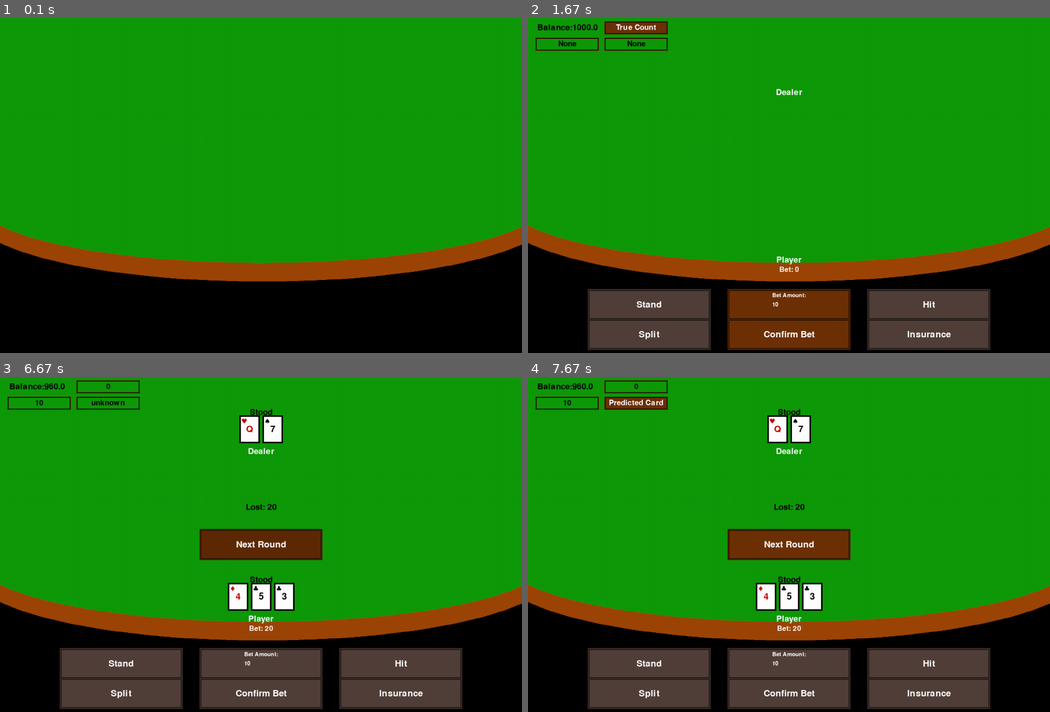
Above: before the commit, frames 1-4 (two rows, left to right).
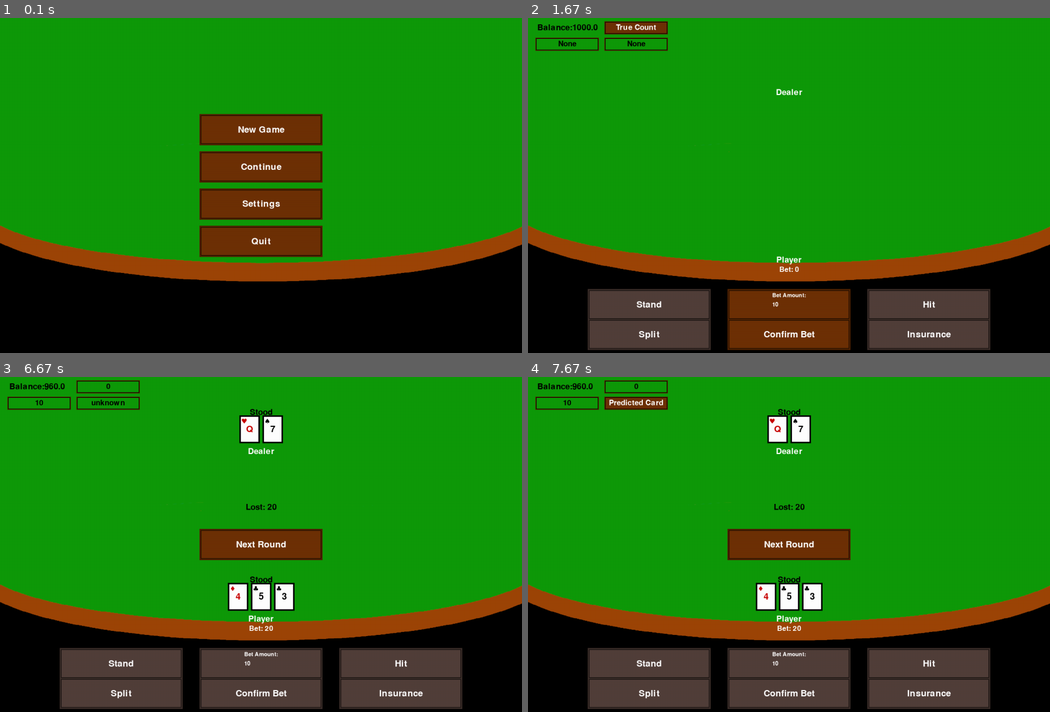
Above: after the commit, the same moments.

Repository: CDonners/None-Exam-Assessment-2026-AQA
Game: pygame game, started from bankrollBust/main.py
The game is run twice, just before and just after one commit, with the same random seed, the same clock (stepped at 60 frames per second) and the same inputs.
Inputs (mouse positions are in pixels of both pictures, inside the frame that each line leads up to):
- Up to frame 1 (0.1 s): no input
- Up to frame 2 (1.67 s): press the mouse at (789, 128) at 0.37 s; move the mouse to (794, 205) at 0.47 s; release the mouse at (804, 286) at 0.6 s; click "Start Game" at 0.72 s; click "Predicted Card" at 1.05 s; click "Seen Cards" at 1.38 s
- Up to frame 3 (6.67 s): press the mouse at (36, 403) at 1.7 s; move the mouse to (52, 470) at 1.8 s; release the mouse at (67, 534) at 1.93 s; click "Confirm Bet" at 2.05 s; press the mouse at (109, 387) at 2.37 s; move the mouse to (172, 403) at 2.47 s; release the mouse at (234, 420) at 2.6 s; press the mouse at (261, 544) at 2.7 s; move the mouse to (240, 561) at 2.8 s; release the mouse at (214, 578) at 2.93 s; click "unknown" at 3.05 s; press the mouse at (36, 403) at 3.37 s; move the mouse to (182, 487) at 3.47 s; release the mouse at (323, 574) at 3.6 s; click "Next Round" at 3.72 s; press the mouse at (261, 691) at 4.03 s; move the mouse to (287, 614) at 4.13 s; release the mouse at (313, 537) at 4.27 s; press the mouse at (109, 387) at 4.37 s; move the mouse to (156, 487) at 4.47 s; release the mouse at (203, 591) at 4.6 s; press the mouse at (109, 403) at 4.7 s; move the mouse to (214, 537) at 4.8 s; release the mouse at (318, 668) at 4.93 s; click (292, 527) at 5.05 s; press the mouse at (109, 387) at 5.37 s; move the mouse to (271, 464) at 5.47 s; release the mouse at (433, 544) at 5.6 s; press the mouse at (109, 387) at 5.7 s; move the mouse to (125, 430) at 5.8 s; release the mouse at (140, 470) at 5.93 s; press the mouse at (109, 387) at 6.03 s; move the mouse to (177, 521) at 6.13 s; release the mouse at (250, 651) at 6.27 s; click (454, 531) at 6.38 s
- Up to frame 4 (7.67 s): click (601, 628) at 6.72 s; click (778, 460) at 7.05 s; press the mouse at (637, 403) at 7.37 s; move the mouse to (721, 494) at 7.47 s; release the mouse at (809, 584) at 7.6 s

The runs differ from the first frame. In frame 1, 8.9% of the frame differs, in the area x 38-62%, y 28-72%; in frame 2, nothing differs; in frame 3, less than 0.1%; in frame 4, nothing differs.

Commit message:
Cleaning up buttons

Diff:
--- a/bankrollBust/gameLogic.py
+++ b/bankrollBust/gameLogic.py
@@ -104,7 +104,8 @@
         if hand.busted:
             statusTextSurface = self.mainFont.render("Busted", True, "black")
         elif hand.naturalBlackjack:
-            statusTextSurface = self.mainFont.render("BLACKJACK", True, "black")
+            if hand.cards[1].visible: # Avoids telling the user the dealer has natural blackjack before the down card is revealed
+                statusTextSurface = self.mainFont.render("BLACKJACK", True, "black")
         elif hand.stood:
             statusTextSurface = self.mainFont.render("Stood", True, "black")
         elif hand.push:
@@ -248,8 +249,9 @@
         # Faces: "A", "2", "3", "4", "5", "6", "7", "8", "9", "10", "J", "Q", "K"
         return {
                 "roundStagger": None,
-                "dealer": [],
-                "player": ["5","K", "6"]
+                "dealer": ["A", "K"],
+                "player": [],
+                0: ["A","K"]
                 }
     # -------------------------- #
 
--- a/bankrollBust/main.py
+++ b/bankrollBust/main.py
@@ -113,32 +113,29 @@
         for event in events: # Checking for events
             if event.type == pygame.QUIT: # If the user presses the X button, quit game
                 quit()
-            # Update buttons
-            hitButton.updateImage(event)
-            standButton.updateImage(event)
-            splitButton.updateImage(event)
-            insuranceButton.updateImage(event)
-            confirmBetButton.updateImage(event)
             # --- Assistance Button Interactions --- #
             # Swaps the boolean if the button is interacted with
-            if revealPredictedCardButton.updateImage(event):
+            if revealPredictedCardButton.pressed(event):
                 revealPredictedCardButton.revealed = True if not revealPredictedCardButton.revealed else False
-            if revealSeenCardsButton.updateImage(event):
+            if revealSeenCardsButton.pressed(event):
                 revealSeenCardsButton.revealed = True if not revealSeenCardsButton.revealed else False
-            if revealTrueCountButton.updateImage(event):
+            if revealTrueCountButton.pressed(event):
                 revealTrueCountButton.revealed = True if not revealTrueCountButton.revealed else False
             # Game Over
             if game.gameState.gameOver:
-                if endGameButton.updateImage(event):
+                if endGameButton.pressed(event):
                     game.gameState.gamePlayRunning = False
             # Deck out of cards
             elif game.gameState.deckOutOfCards:
-                if endGameButton.updateImage(event):
+                if endGameButton.pressed(event):
                     game.gameState.gamePlayRunning = False
-                if newDeckButton.updateImage(event):
+                if newDeckButton.pressed(event):
                     game.deckInstance.generateDeck()
                     game.deckInstance.shuffle()
                     game.gameState.deckOutOfCards = False
+                    game.runningCount = 0
+                    game.trueCount = 0
+                    game.seenCards = 0
                     game.endRound()
             # Betting Phase
             elif game.gameState.bettingPhase:
@@ -146,16 +143,16 @@
                     # Make the relevant interactables be interactable
                     betAmountInputBox.setMax(game.currentPlayer.bustBux)
                     game.playerAction.potentialBet = int(betAmountInputBox.getInput(event))
-                    game.playerAction.betMade = confirmBetButton.updateImage(event)
+                    game.playerAction.betMade = confirmBetButton.pressed(event)
             # Starting action phase
             elif game.gameState.roundStarted:
                 if game.currentPlayer.isPlayer:
-                    game.playerAction.hit = hitButton.updateImage(event)
-                    game.playerAction.stand = standButton.updateImage(event)
-                    game.playerAction.split = splitButton.updateImage(event)
-                    game.playerAction.insurance = insuranceButton.updateImage(event)
+                    game.playerAction.hit = hitButton.pressed(event)
+                    game.playerAction.stand = standButton.pressed(event)
+                    game.playerAction.split = splitButton.pressed(event)
+                    game.playerAction.insurance = insuranceButton.pressed(event)
                     if game.gameState.doubleDownAvailable:
-                        if doubleDownButton.updateImage(event): # If the player hasn't acted they can double down
+                        if doubleDownButton.pressed(event): # If the player hasn't acted they can double down
                             currentHand = game.currentPlayer.hands[0]
                             game.currentPlayer.bustBux -= currentHand.bet # Remove the additional bet from their total
                             game.currentPlayer.totalBet += currentHand.bet
@@ -166,7 +163,7 @@
                             endPlayerTurn()
                             game.gameState.doubleDownAvailable = False
             elif game.gameState.roundOver:
-                if nextRoundButton.updateImage(event):
+                if nextRoundButton.pressed(event):
                     game.endRound()
 
     def endPlayerTurn():
@@ -338,30 +335,31 @@
                     # Reset action timer
                     gameAct = 0
             # NPC's turn
-            else:
+            elif not game.currentPlayer.isPlayer and not game.currentPlayer.isDealer:
                 gameAct += 1
                 currentHand = game.currentPlayer.hands[game.currentPlayer.handIndex]
                 if gameAct == gameActionDelay:
-                    NPCAction = game.currentPlayer.decideNextMove(game)
-                    if currentHand.naturalBlackjack:
-                        game.currentPlayer.stand(game)
-                    elif NPCAction == "hit":
-                        game.currentPlayer.dealCard(game)
-                    elif NPCAction == "stand":
-                        game.currentPlayer.stand(game)
-                    elif NPCAction == "split":
-                        game.currentPlayer.splitHand()
-                    elif NPCAction == "insurance":
-                        game.currentPlayer.insurance = currentHand.bet/2
-                        game.currentPlayer.totalBet += currentHand.bet/2
-                        game.currentPlayer.bustBux -= currentHand.bet/2
-                    elif NPCAction == "doubleDown":
-                        game.currentPlayer.bustBux -= currentHand.bet # Remove the additional bet from their total
-                        game.currentPlayer.totalBet += currentHand.bet
-                        currentHand.bet *= 2
-                        # Usual card dealing process
-                        game.currentPlayer.dealCard(game)
-                        game.currentPlayer.stand(game)
+                    if not currentHand.busted:
+                        NPCAction = game.currentPlayer.decideNextMove(game)
+                        if currentHand.naturalBlackjack:
+                            game.currentPlayer.stand(game)
+                        elif NPCAction == "hit":
+                            game.currentPlayer.dealCard(game)
+                        elif NPCAction == "stand":
+                            game.currentPlayer.stand(game)
+                        elif NPCAction == "split":
+                            game.currentPlayer.splitHand()
+                        elif NPCAction == "insurance":
+                            game.currentPlayer.insurance = currentHand.bet/2
+                            game.currentPlayer.totalBet += currentHand.bet/2
+                            game.currentPlayer.bustBux -= currentHand.bet/2
+                        elif NPCAction == "doubleDown":
+                            game.currentPlayer.bustBux -= currentHand.bet # Remove the additional bet from their total
+                            game.currentPlayer.totalBet += currentHand.bet
+                            currentHand.bet *= 2
+                            # Usual card dealing process
+                            game.currentPlayer.dealCard(game)
+                            game.currentPlayer.stand(game)
                     gameAct = 0
         drawScreen()
         clock.tick(60) # Limiting clock to 60
@@ -373,16 +371,29 @@
     # Interaction Setup
     currentX = miniWindowRect.centerx # Making my function calls shorter - Neater code :)
     currentY = miniWindowRect.centery
+    # --- Defining Interactable Objects --- #
     noOfDecksSlider = discreteSlider(screen, "Number Of Decks:", (currentX, currentY-150), [4,6,8,10,12,16], scale=1.3)
     difficultySlider = discreteSlider(screen, "Difficulty:", (currentX, currentY-100), ["Full-Assist", "Semi-Assist", "There-When-Needed","No-Help"], scale=1.3)
     noOfNPCsSlider = discreteSlider(screen, "Number of NPCs:", (currentX, currentY-50), [0,1,2,3,4], scale=1.3)
     startingBuxInput = inputBox(screen, (currentX, currentY+25), "Starting Bux:", "num", "1000",  scale=0.8, minMax=(1000, 100000))
     startButton = button(screen, (currentX+135, currentY+125), "Start Game", scale=0.7)
     cancelButton = button(screen, (currentX-135, currentY+125), "Cancel", scale=0.7)
+    # Debugging Purposes
     debugMode = False
     # Keeping Window Open
     started = False
     while not started:
+        # --- Drawing Mini Window --- #
+        screen.blit(bg, (0,0)) # Set the screen as my background
+        screen.blit(miniWindowImage, miniWindowRect) # Draws the mini window onto the screen
+        noOfDecksSlider.draw()
+        difficultySlider.draw()
+        noOfNPCsSlider.draw()
+        startingBuxInput.draw()
+        startButton.draw()
+        cancelButton.draw()
+        pygame.display.update()
+        # --- Event Handler --- #
         for event in pygame.event.get(): #Checking for events
             if event.type == pygame.QUIT: # If the user presses the X button, quit game
                 quit()
@@ -395,12 +406,11 @@
                     else:
                         pygame.display.set_caption("Bankroll Bust")
                 # -------------------------- #
-            screen.blit(miniWindowImage, miniWindowRect) # Draws the mini window onto the screen
-            noOfDecks = noOfDecksSlider.getValue(event) # Get the value from the slider -- See buttonUtils.py
-            difficulty = difficultySlider.getValue(event) # Get the value from the slider -- See buttonUtils.py
-            noOfPlayers = noOfNPCsSlider.getValue(event) # Get the value from the slider -- See buttonUtils.py
-            startingBux = startingBuxInput.getInput(event) # Get the value of the input box -- See buttonUtils.py
-            if startButton.updateImage(event): # Checking if User has pressed the start button
+            noOfDecks = noOfDecksSlider.getValue(event) # Get the value from the slider
+            difficulty = difficultySlider.getValue(event) # Get the value from the slider
+            noOfPlayers = noOfNPCsSlider.getValue(event) # Get the value from the slider
+            startingBux = startingBuxInput.getInput(event) # Get the value of the input box
+            if startButton.pressed(event): # Checking if User has pressed the start button
                 started = True # Sets started to true breaking the loop
                 # Returns list of all selected settings
                 return {"noOfDecks":noOfDecks,
@@ -408,9 +418,8 @@
                         "startingBux":startingBux,
                         "noOfNPCs":noOfPlayers,
                         "debugMode": debugMode}
-            elif cancelButton.updateImage(event): # Checks if player pressed the cancel button
+            elif cancelButton.pressed(event): # Checks if player pressed the cancel button
                 return None # Retuns none passing over the If-Statement checking if the game is started
-            pygame.display.flip() # Updates the screen with all the rects
 
 def newGame(noOfDecks, difficulty, noOfNPCs, startingBux, debugMode):
     # Button setup that requires vairables: Bet Amount
@@ -421,21 +430,26 @@
 gameRunning = True
 while gameRunning: # Main Menu Loop
     screen.blit(bg, (0,0)) # Set the screen as my background
+    newGameButton.draw()
+    continueButton.draw()
+    settingsButton.draw()
+    quitButton.draw()
+    pygame.display.update() # Update the screen
+    # Draw the Buttons
     for event in pygame.event.get(): #Checking for events
         if event.type == pygame.QUIT: # If the user presses the X button, quit game
             gameRunning = False
         # By updating the image on an event I can limit the amount of checks my code makes, additionally I can make it so you only press one button at a time
-        if newGameButton.updateImage(event):
+        if newGameButton.pressed(event):
             gameSettings = newGameSettings() # Opens teh new game mini window
             if gameSettings is not None: # If it is none they cancelled new game
                 newGame(**gameSettings) # Creating the game with the selected settings
-        elif continueButton.updateImage(event):
+        elif continueButton.pressed(event):
             pass
-        elif settingsButton.updateImage(event):
+        elif settingsButton.pressed(event):
             pass
-        elif quitButton.updateImage(event):
+        elif quitButton.pressed(event):
             gameRunning = False
-        pygame.display.flip() # Update the screen
     clock.tick(60) # Limiting clock to 60
 
 
--- a/bankrollBust/pygameUtils/buttonUtils.py
+++ b/bankrollBust/pygameUtils/buttonUtils.py
@@ -27,6 +27,7 @@
         self.title_rect = self.title_surface.get_rect(center=centre) # Draws the text with the same centre as the button so it is over it
 
     def draw(self): # Blits the rect onto the screen
+        self.updateImage() # Ensure image is updated
         self.screen.blit(self.interactableImage, self.interactableObj)
         self.screen.blit(self.title_surface, self.title_rect)
 
@@ -35,9 +36,13 @@
         return self.interactableObj.collidepoint(mousePos) # Returns a boolean if the mouse pos overlaps the rect
 
     def pressed(self, event): # Checks if the mouse is pressed while it hovers over the button
-        if event.type == pygame.MOUSEBUTTONDOWN: # Checking if the button press is a mouse press
+        if self.checkHover() and event.type == pygame.MOUSEBUTTONDOWN: # Checking if the button press is a mouse press
             if event.button == 1: # Checks if the button pressed is the left mouse button
+                self.interactableImage = self.pressedImg
                 return True
+            else:
+                self.interactable = self.defaultImg
+        return False
 
     def makeInteractable(self):
         self.interactable = True
@@ -45,24 +50,13 @@
     def makeUninteractable(self):
         self.interactable = False
 
-    def updateImage(self, event): # Updates the image depending on how the button is being interacted with
-        pressed = False # Button isn't pressed by default
-        if self.interactable: # Button can be interacted with
-            if self.checkHover(): # Check if the mouse is over the button
-                if self.pressed(event): # Button is Pressed
-                    # Set the button to the pressed image
-                    self.interactableImage = self.pressedImg
-                    pressed = True # Telling us the button is pressed
-                else: # Buttons isn't pressed6
-                    # Set button to the hovered image
-                    self.interactableImage = self.hoveredImg
-            else: # Button isn't being interacted with
-                # Set the button image to the regular image as it's not being interacted with
-                self.interactableImage = self.defaultImg
+    def updateImage(self): # Updates the image depending on how the button is being interacted with
+        if self.interactable:
+            self.interactableImage = self.defaultImg
+            if self.checkHover():
+                self.interactableImage = self.hoveredImg
         else:
             self.interactableImage = self.inactiveImg
-        self.draw() # Draw the updated image
-        return pressed # Returns whether button is pressed
 
 class discreteSlider(button):
     def __init__(self, screen: pygame.Surface, name: str, centre: tuple, values: list, scale = 1.0, interactable = True):
@@ -137,14 +131,14 @@
             if self.checkHover(): # Check if the mouse is hovering
                 # If it is set the image of the thumb to the hovered image
                 self.interactableImage = self.hoveredImg
-                self.pressed(event) # Checking if the mouse is pressed
+                self.getHeld(event) # Checking if the mouse is pressed
                 if self.mouseHeld: # If the mouse is held down
                     offsetX = mousePos[0] - self.interactableObj.centerx # Set the offset so the thumb doesn't snap to the mouse
             else:
                 # Is the mouse isn't hovering, change the image to the default
                 self.interactableImage = self.defaultImg
         if self.mouseHeld == True: # If the mouse is held down
-            self.pressed(event) # Check if the mouse is pressed
+            self.getHeld(event) # Check if the mouse is pressed
             if mousePos[0] > self.thumbLBound and mousePos[0] < self.thumbUBound: # Keep the sun within the bounds
                 self.interactableObj.centerx = mousePos[0]-offsetX # Set the centre of the thumb to be the mouse position accounting for the offset
             if not self.mouseHeld: # If the mouse isn't held down
@@ -153,12 +147,11 @@
 
     def getValue(self, event):
         self.moveThumb(event) # Call the move thumb method
-        self.draw() # Draw the images
         closestValue = self.snapThumb() # get where the thumb is
         self.value = self.valuePoints[closestValue] # Set the current value to the value the thumb is over
         return self.value # Return the value
 
-    def pressed(self, event):
+    def getHeld(self, event):
         if event.type == pygame.MOUSEBUTTONDOWN: # Checks if mouse button is pressed down
             if event.button == 1: # Checks if it's the left mouse button that is pressed
                 self.mouseHeld = True # Sets to held
@@ -228,7 +221,6 @@
         self.minMax[1] = maxBet
 
     def getInput(self, event):
-        self.draw() # Draws the rects
         self.checkSelected(event) # Checks if the box was selected
         if self.selected: # if it was selected
             if event.type == pygame.KEYDOWN: # Checks for keyboard presses
